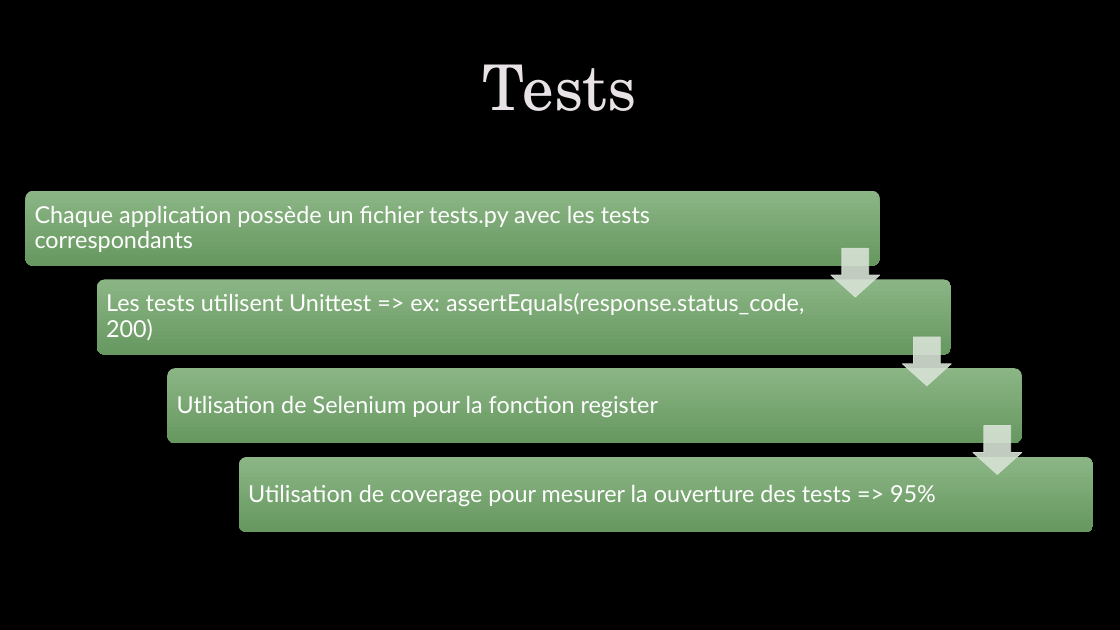
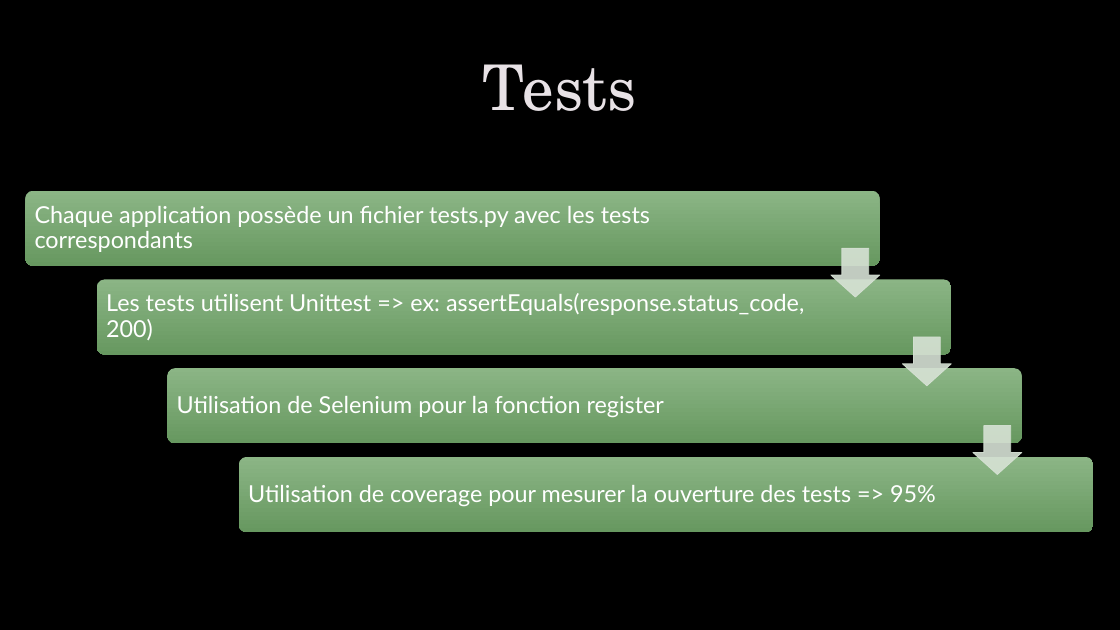
Before and after one commit to Tony380/Projet8, a slide deck: slide 18 of soutenance_P8.pptx. Drawn at 1120x630 pixels with LibreOffice and Linux fonts; fonts in the diff are those of the drawing; background and template pictures are left out. Boxes give left, top, right and bottom in pixels: in the first picture for what was removed or moved away, otherwise in the second. Text is boxed around its words. In the diff, an @@ line names an element or a change of style, - is before the commit and + after.

Commit message:
Documentation

```diff
--- a/soutenance_P8.pptx
+++ b/soutenance_P8.pptx
@@ text at (177,396,664,417): text changed @@
-Utlisation de Selenium pour la fonction register
+Utilisation de Selenium pour la fonction register
```
